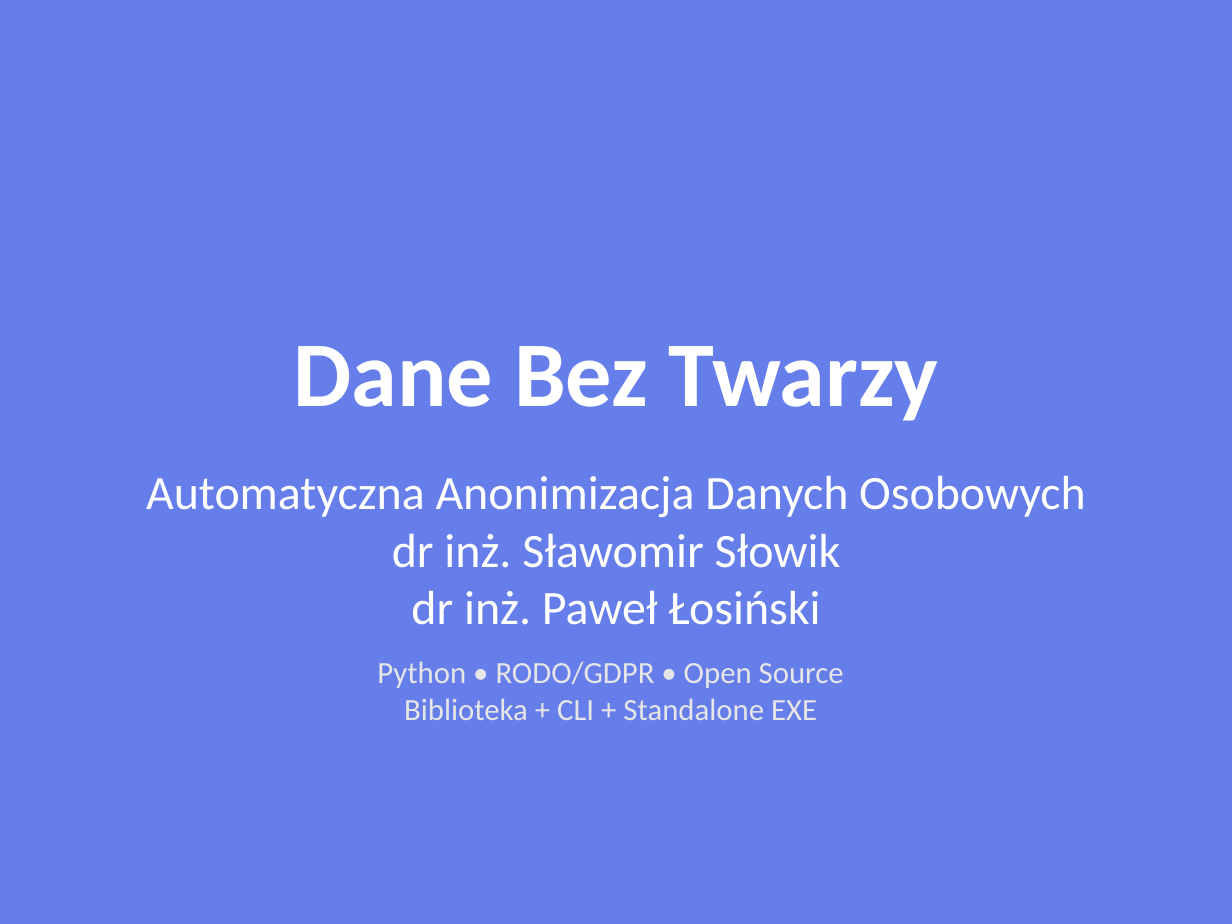
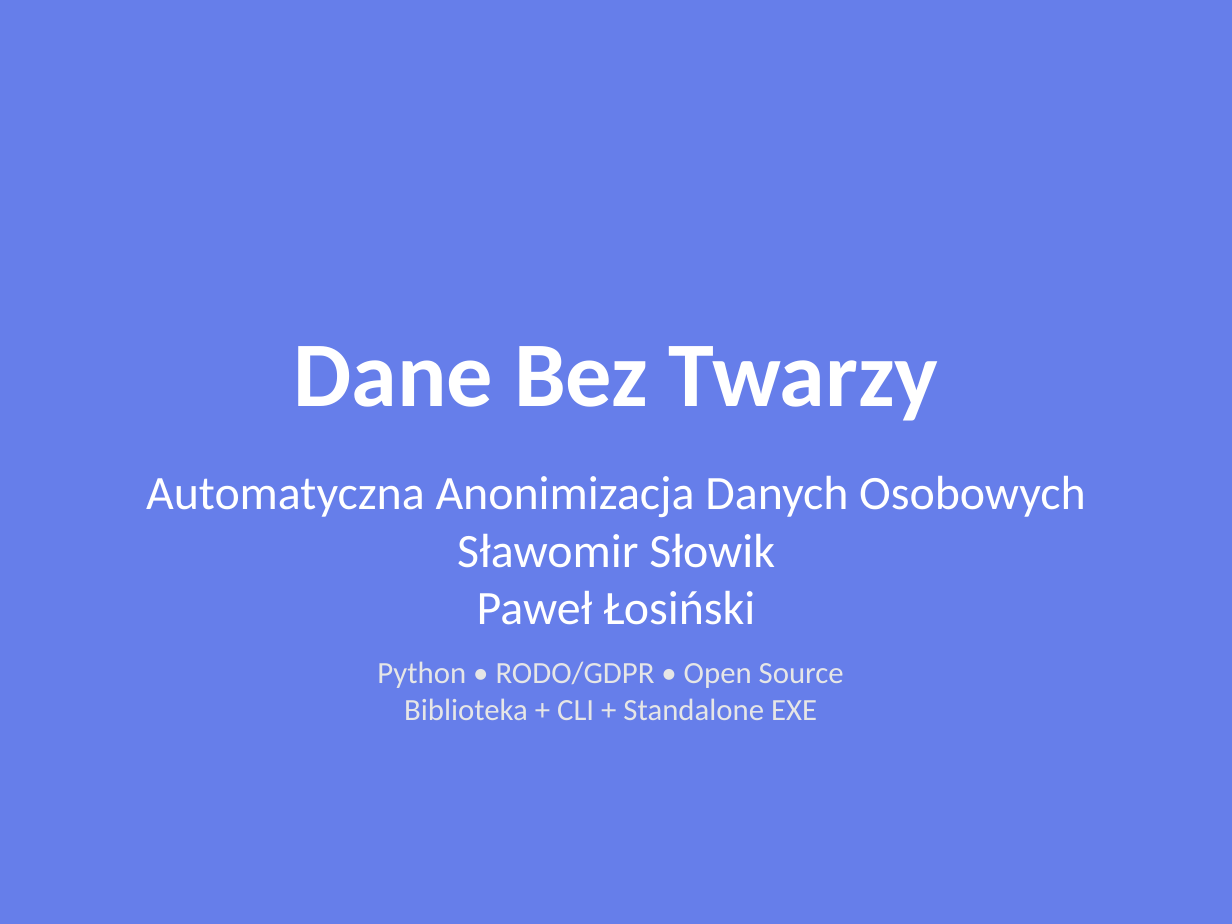
Before and after one commit to slawomirslowik/DaneBezTwarzy, a slide deck: slide 1 of DaneBezTwarzy_Prezentacja.pptx. Drawn at 1232x924 pixels with LibreOffice and Linux fonts; fonts in the diff are those of the drawing. Boxes give left, top, right and bottom in pixels: in the first picture for what was removed or moved away, otherwise in the second. Text is boxed around its words. In the diff, an @@ line names an element or a change of style, - is before the commit and + after.

Commit message:
pptx

```diff
--- a/DaneBezTwarzy_Prezentacja.pptx
+++ b/DaneBezTwarzy_Prezentacja.pptx
@@ text at [457, 534, 775, 625]: text changed @@
-dr inż. Sławomir Słowik
-dr inż. Paweł Łosiński
+Sławomir Słowik
+Paweł Łosiński
```
Also in this commit, not shown: 2 other slides changed, 5 other files.
